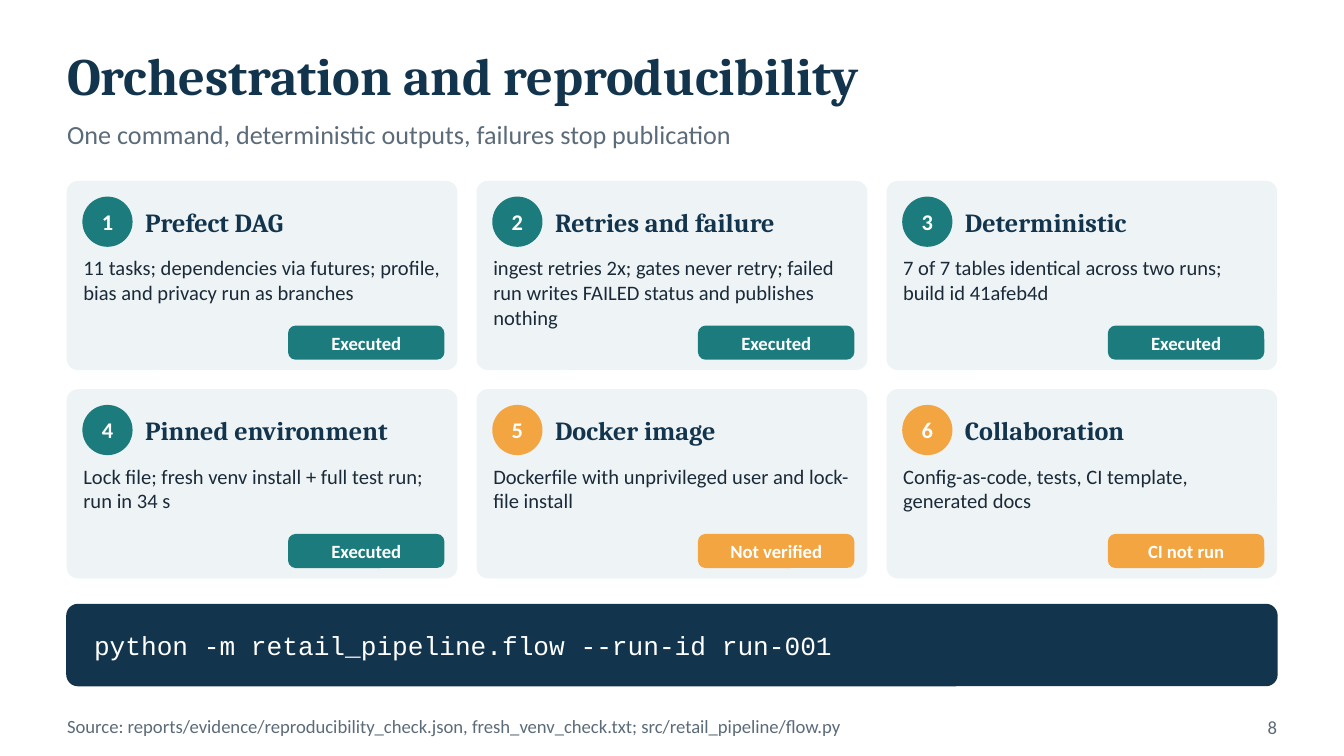
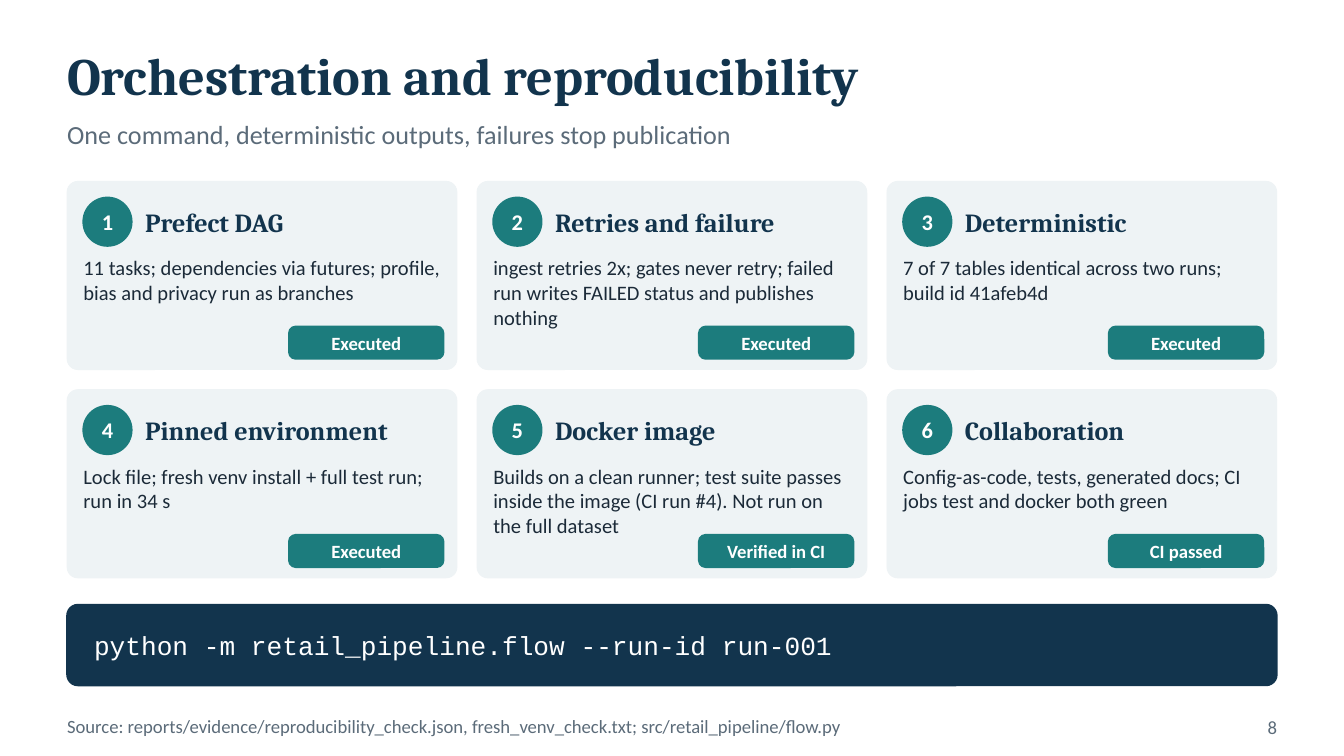
Before and after one commit to DrChitsungo/https-github.com-users-online-retail-analytics-, a slide deck: slide 8 of deck/Module3_Retail_Pipeline.pptx. Drawn at 1344x756 pixels with LibreOffice and Linux fonts; fonts in the diff are those of the drawing. Boxes give left, top, right and bottom in pixels: in the first picture for what was removed or moved away, otherwise in the second. Text is boxed around its words. In the diff, an @@ line names an element or a change of style, - is before the commit and + after.

```diff
--- a/deck/Module3_Retail_Pipeline.pptx
+++ b/deck/Module3_Retail_Pipeline.pptx
@@ text at box(493, 469, 841, 533): text changed @@
-Dockerfile with unprivileged user and lock-file install
+Builds on a clean runner; test suite passes inside the image (CI run #4). Not run on the full dataset
@@ text at box(903, 469, 1240, 512): text changed @@
-Config-as-code, tests, CI template, generated docs
+Config-as-code, tests, generated docs; CI jobs test and docker both green
@@ fill #F2A541 to #1C7C7D; outline #F2A541 1 pt to #1C7C7D 1 pt in 4 elements at box(493, 406, 542, 454), box(699, 535, 853, 567), box(903, 406, 952, 454), box(1109, 535, 1263, 567) @@
@@ text at box(727, 545, 825, 558): text changed @@
-Not verified
+Verified in CI
@@ text at box(1150, 545, 1222, 561): text changed @@
-CI not run
+CI passed
```
Also in this commit, not shown: 1 other slide changed, 2 other files.
